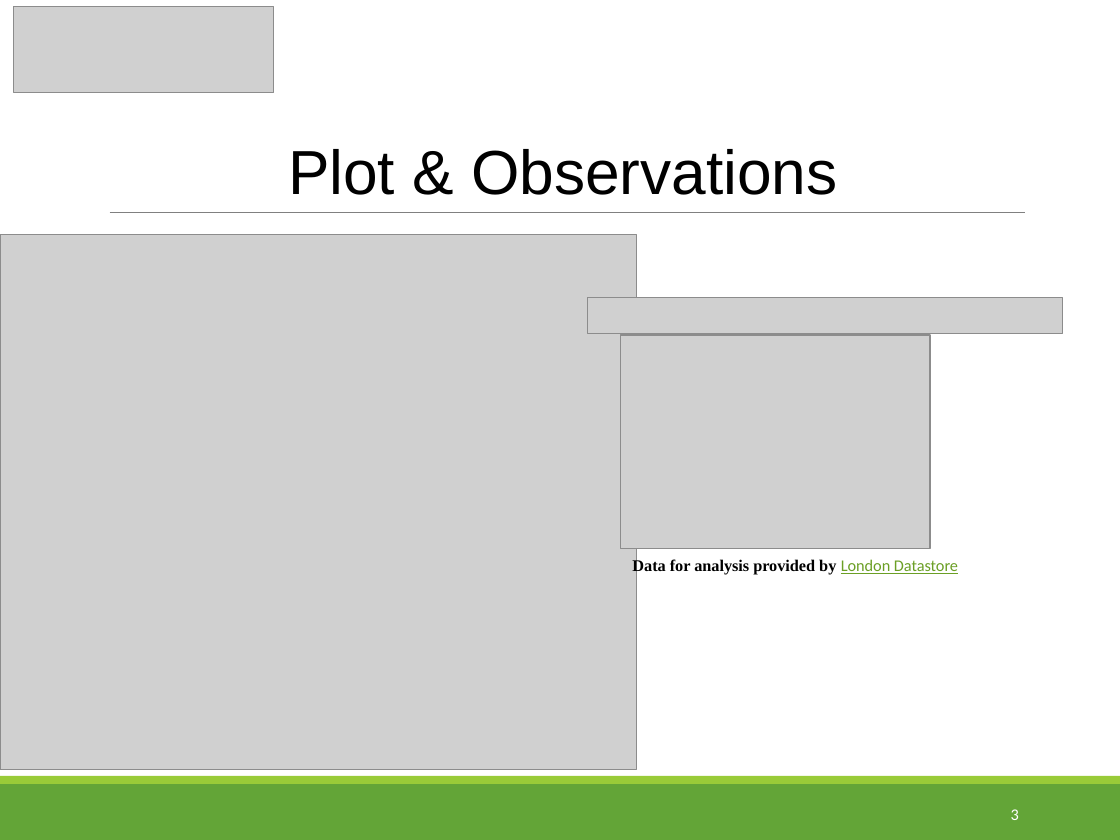
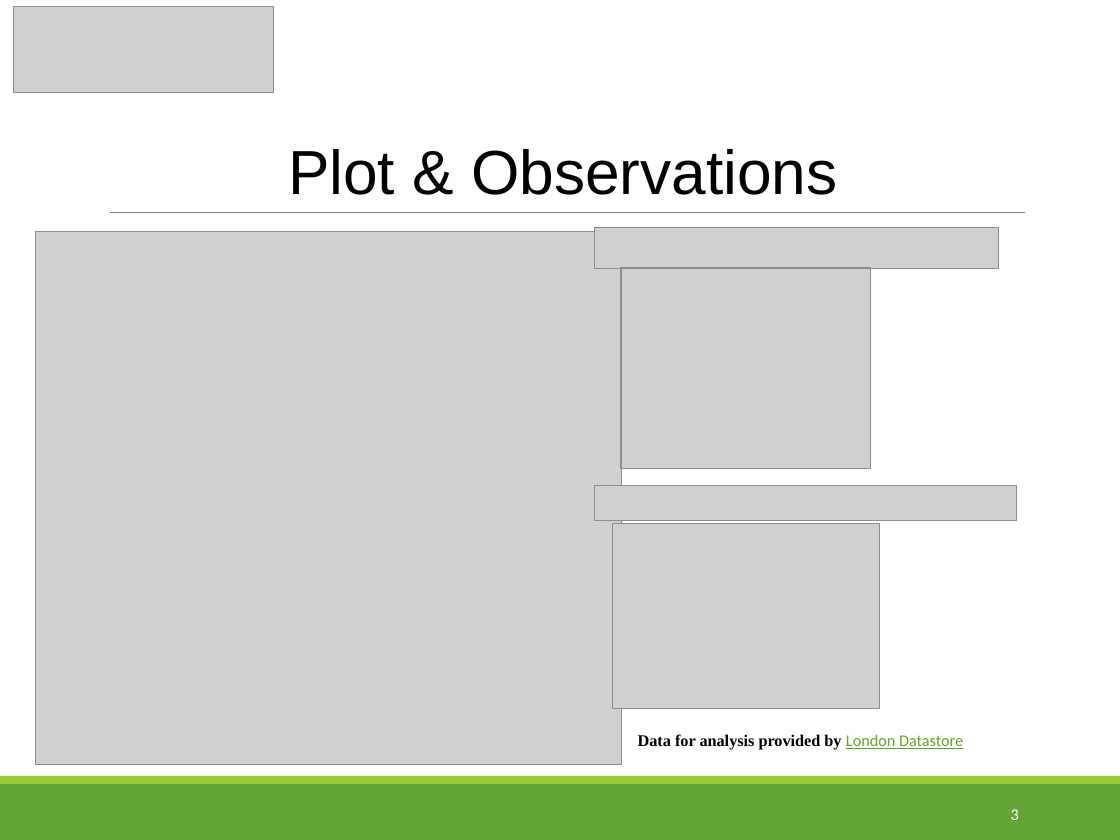
Before and after one commit to tpoozhikala/Springboard, a slide deck: slide 3 of UK_House_Prices_Challenge/UK_Housing_Prices_Presentation.pptx. Drawn at 1120x840 pixels with LibreOffice and Linux fonts; fonts in the diff are those of the drawing; grey boxes stand for pictures. Boxes give left, top, right and bottom in pixels: in the first picture for what was removed or moved away, otherwise in the second. Text is boxed around its words. In the diff, an @@ line names an element or a change of style, - is before the commit and + after.

```diff
--- a/UK_House_Prices_Challenge/UK_Housing_Prices_Presentation.pptx
+++ b/UK_House_Prices_Challenge/UK_Housing_Prices_Presentation.pptx
@@ picture: place and size @@
-picture at <box>0,235,637,769</box>
+picture at <box>36,232,622,765</box>
@@ picture added at <box>595,227,998,269</box> @@
@@ picture added at <box>620,268,870,468</box> @@
@@ picture removed at <box>587,298,1063,334</box> @@
@@ picture removed at <box>620,335,930,549</box> @@
@@ picture added at <box>595,485,1017,521</box> @@
@@ picture added at <box>613,523,880,709</box> @@
@@ text "Data for analysis provided by ...": place and size @@
-text "Data for analysis provided by ..." at <box>632,558,958,575</box>
+text "Data for analysis provided by ..." at <box>638,734,963,750</box>
```
Also in this commit, not shown: 3 other slides changed, 1 slide added, 1 other file.
